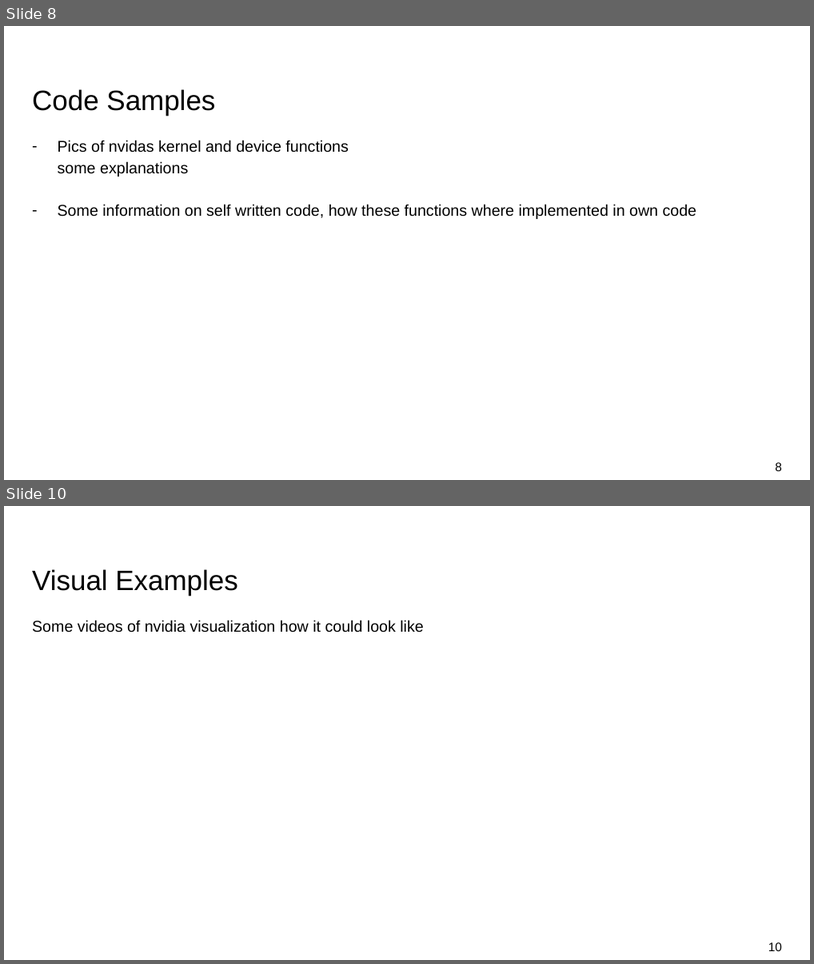
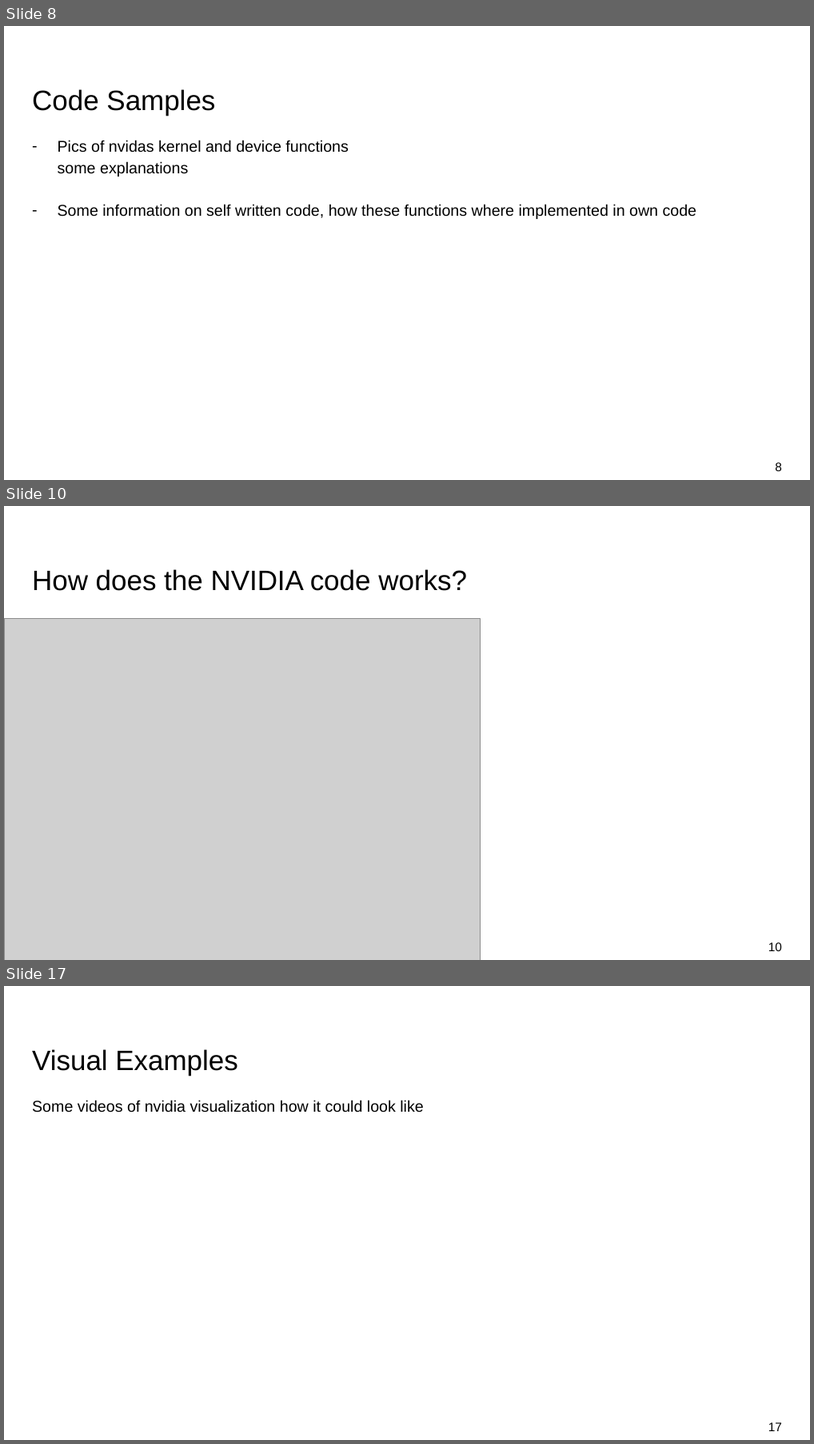
Before and after one commit to Goblin-0-0-7/n-body-cuda, a slide deck: presentation/nbody - Presentation.pptx. Shown one above the other, each under a label of ours: slides 8 and 10 before the commit, slides 8, 10 and 17 after it; the slides between them are not shown. The pictures are 814x964 and 814x1444 pixels, drawn with LibreOffice and Linux fonts; fonts in the diff are those of the drawing; grey boxes stand for pictures; background and template pictures are left out. Boxes give left, top, right and bottom in pixels: in the first picture for what was removed or moved away, otherwise in the second. Text is boxed around its words. In the diff, an @@ line names an element or a change of style, - is before the commit and + after.

```diff
--- a/presentation/nbody - Presentation.pptx
+++ b/presentation/nbody - Presentation.pptx
@@ slide 10 added at (x1=4, y1=506, x2=810, y2=960), background #FFFFFF @@
@@ title added at (x1=32, y1=569, x2=467, y2=591), 25 pt, text #000000 @@
+How does the NVIDIA code works?
@@ picture added at (x1=4, y1=619, x2=481, y2=960) @@
@@ page number added at (x1=769, y1=942, x2=782, y2=951), 11 pt, text #000000 @@
+10
@@ what was slide 10 is now slide 17 @@
@@ page number at (x1=769, y1=1422, x2=782, y2=1431): text changed @@
-10
+17
```
Also in this commit, not shown: 1 slide changed, 6 other slides added, 4 other files.
